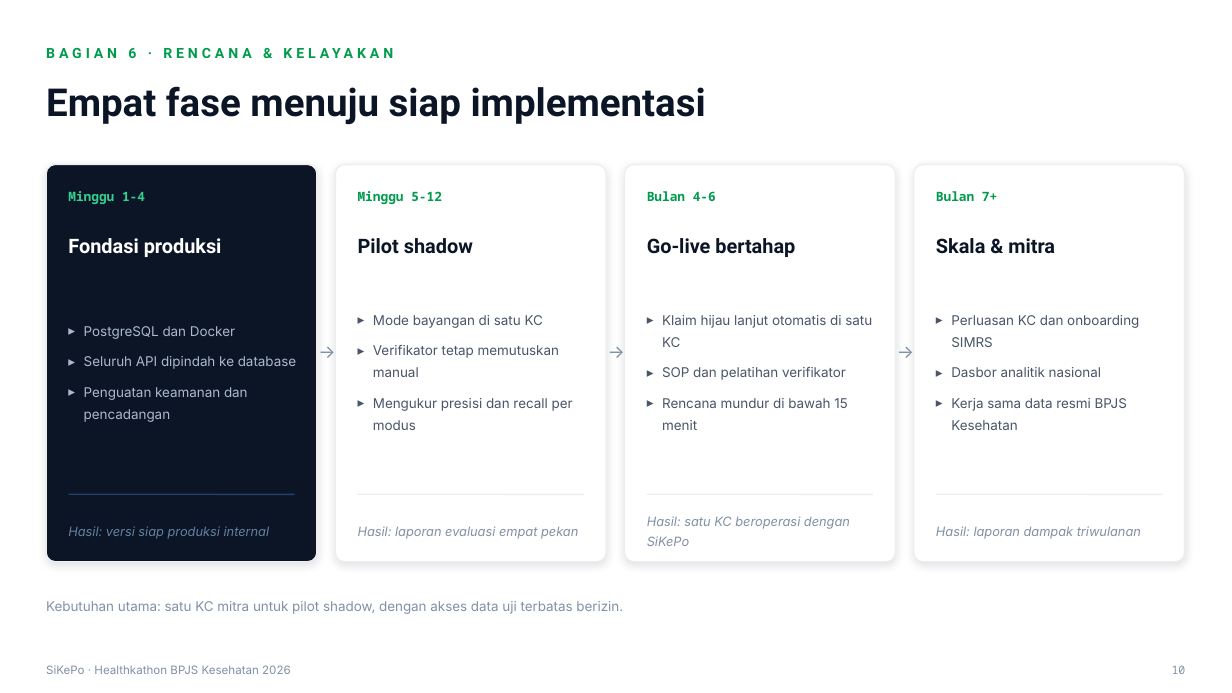
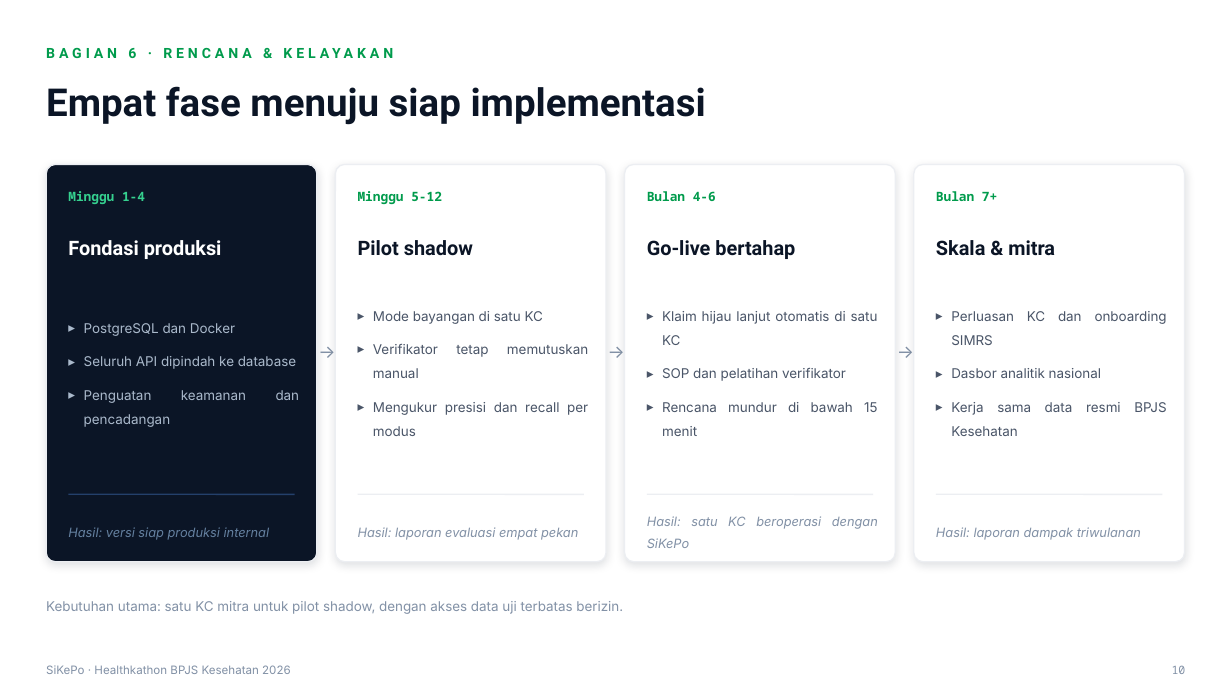
Before and after one commit to dkfadhila/sikepo, a slide deck: slide 10 of proposal/Proposal_SiKePo_Healthkathon2026.pptx. Drawn at 1232x693 pixels with LibreOffice and Linux fonts; fonts in the diff are those of the drawing. Boxes give left, top, right and bottom in pixels: in the first picture for what was removed or moved away, otherwise in the second. Text is boxed around its words. In the diff, an @@ line names an element or a change of style, - is before the commit and + after.

```diff
--- a/proposal/Proposal_SiKePo_Healthkathon2026.pptx
+++ b/proposal/Proposal_SiKePo_Healthkathon2026.pptx
@@ alignment left to justified; line spacing 1.35 to 1.5 in 8 elements at bbox=[68, 240, 222, 259], bbox=[84, 323, 300, 427], bbox=[358, 240, 473, 256], bbox=[373, 311, 588, 436], bbox=[647, 240, 795, 259], bbox=[662, 311, 878, 436], bbox=[936, 240, 1055, 256], bbox=[951, 311, 1167, 436] @@
@@ text "Hasil: satu KC beroperasi dengan ..." at bbox=[647, 516, 878, 548]: alignment left to justified; line spacing 1.3 to 1.45 @@
```
Also in this commit, not shown: 13 other slides changed, 2 other files.
